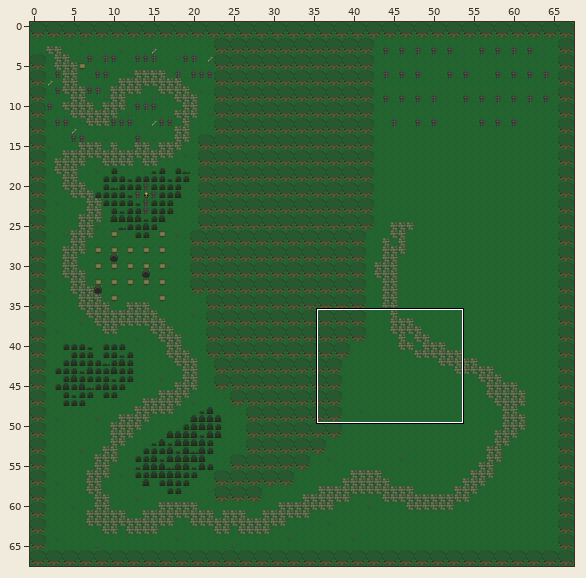
Tiled map -- core/assets/data/maps/graveyard_battle.tmx. Above, an overview of the earlier version with the close-up marked.
Close-up. Earlier state:
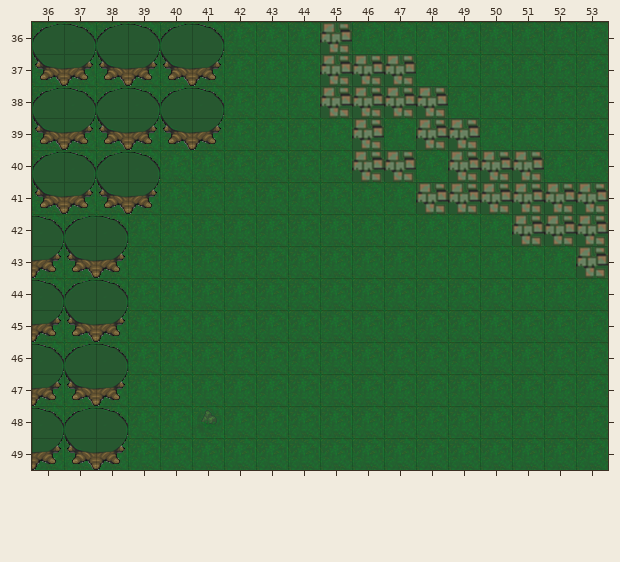
Cells are 32x32 px. Shown: x 36..53, y 36..49. The commit also changed other parts of the map, which this record leaves out.
And afterwards:
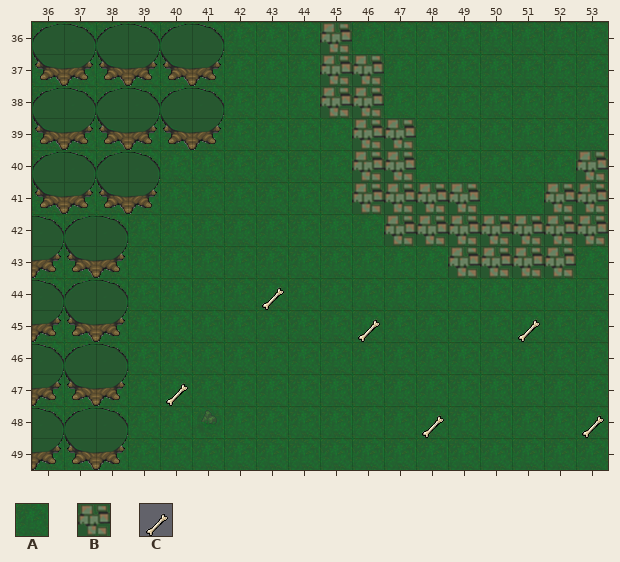
Key: from "graveyard": A 3, B 7, C 17.
_ is an empty cell.
From old to new:
Layer "Hintergrund":
The author changed tile B to tile A in row 37 at x 47; in row 38 at x 47 to 48; in row 39 at x 48 to 49; in row 40 at x 49 to 51; in row 41 at x 50 to 51; in row 43 at x 53.
The author changed tile A to tile B in row 39 at x 47; in row 40 at x 53; in row 41 at x 46 to 47; in row 42 at x 47 to 50; in row 43 at x 49 to 52.
Layer "Dekoration":
Tile C now appears in row 44 at x 43; in row 45 at x 46 and 51; in row 47 at x 40; in row 48 at x 48 and 53.
Where, in picture pixels (left, top, right, bottom), the same in both close-ups:
changed: (352, 54, 608, 278)
added: (262, 287, 284, 310)
added: (358, 319, 380, 342)
added: (518, 319, 540, 342)
added: (166, 383, 188, 406)
added: (422, 415, 444, 438)
added: (582, 415, 604, 438)
